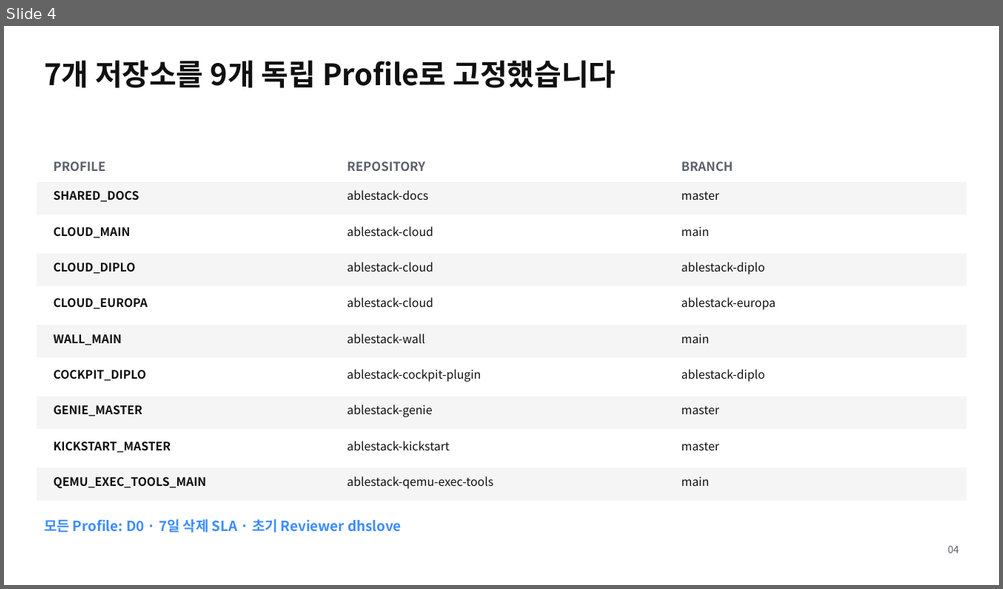
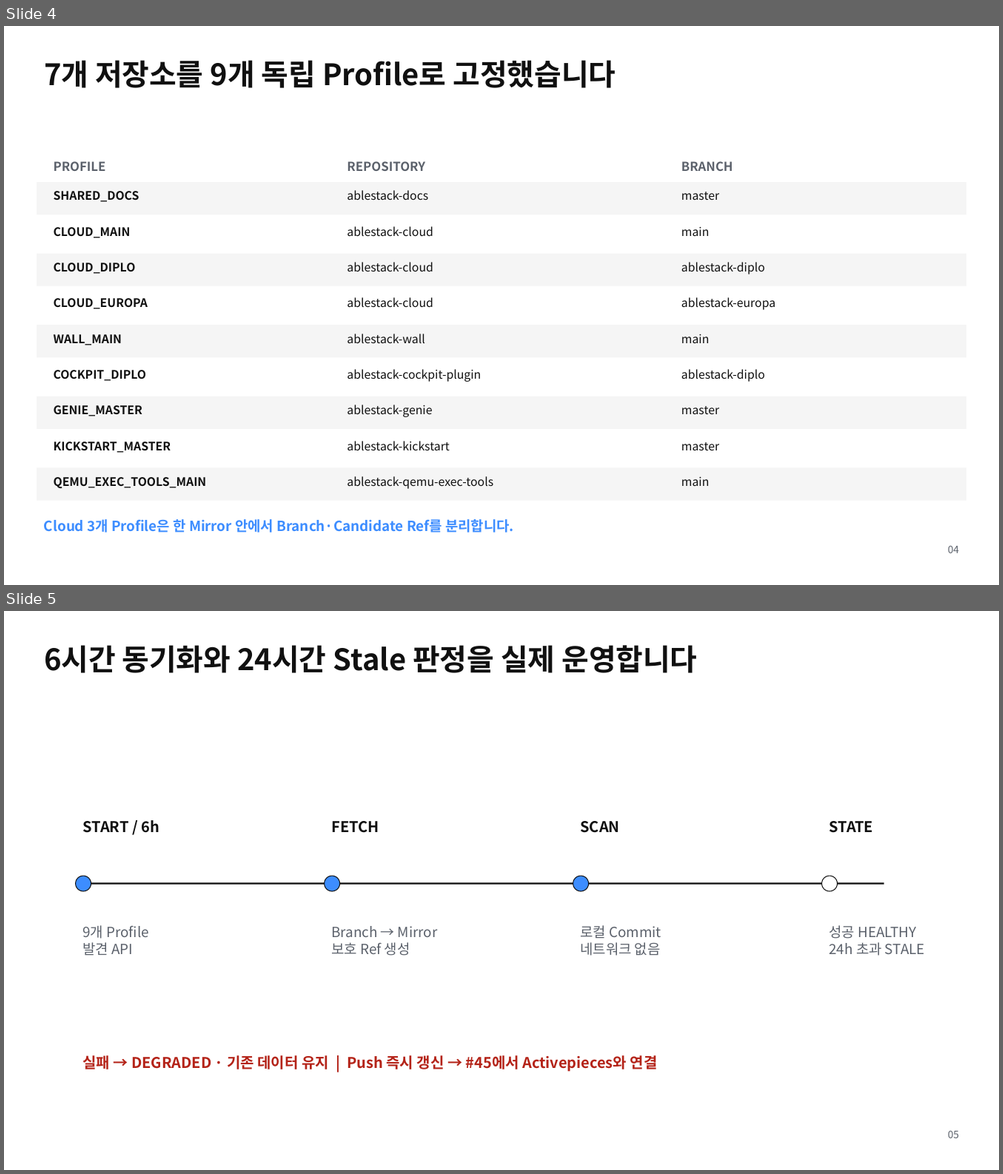
Before and after one commit to ablecloud-team/ablestack-techflow, a slide deck: output/presentation/techflow-source-registry.pptx. Shown one above the other, each under a label of ours: slide 4 before the commit, slides 4 and 5 after it. The pictures are 1003x589 and 1003x1174 pixels, drawn with LibreOffice and Linux fonts; fonts in the diff are those of the drawing. Boxes give left, top, right and bottom in pixels: in the first picture for what was removed or moved away, otherwise in the second. Text is boxed around its words. In the diff, an @@ line names an element or a change of style, - is before the commit and + after.

Commit message:
Issue #42 영속 Source Mirror·1TB 운영 기반 보완

```diff
--- a/output/presentation/techflow-source-registry.pptx
+++ b/output/presentation/techflow-source-registry.pptx
@@ slide 5 added at bbox=[4, 611, 999, 1170], background #FFFFFF @@
@@ text added at bbox=[44, 645, 697, 673], 28.5 pt, text #101010, bold @@
+6시간 동기화와 24시간 Stale 판정을 실제 운영합니다
@@ text added at bbox=[83, 820, 159, 833], 14.2 pt, text #101010, bold @@
+START / 6h
@@ text added at bbox=[332, 821, 379, 833], 14.2 pt, text #101010, bold @@
+FETCH
@@ text added at bbox=[580, 821, 620, 833], 14.2 pt, text #101010, bold @@
+SCAN
@@ text added at bbox=[829, 821, 874, 833], 14.2 pt, text #101010, bold @@
+STATE
@@ rounded rectangle added at bbox=[76, 876, 91, 891], fill #3D8DFF, outline #101010 0.75 pt @@
@@ rounded rectangle added at bbox=[324, 876, 340, 891], fill #3D8DFF, outline #101010 0.75 pt @@
@@ rounded rectangle added at bbox=[572, 876, 588, 891], fill #3D8DFF, outline #101010 0.75 pt @@
@@ rounded rectangle added at bbox=[822, 876, 837, 891], fill #FFFFFF, outline #101010 0.75 pt @@
@@ rectangle added at bbox=[76, 883, 884, 885], fill #101010 @@
@@ text added at bbox=[83, 925, 148, 956], 13.5 pt, text #5B616B @@
+9개 Profile
+발견 API
@@ text added at bbox=[332, 926, 438, 956], 13.5 pt, text #5B616B @@
+Branch → Mirror
+보호 Ref 생성
@@ text added at bbox=[580, 925, 661, 956], 13.5 pt, text #5B616B @@
+로컬 Commit
+네트워크 없음
@@ text added at bbox=[829, 925, 925, 956], 13.5 pt, text #5B616B @@
+성공 HEALTHY
+24h 초과 STALE
@@ text added at bbox=[83, 1056, 657, 1072], 14.2 pt, text #B42318, bold @@
+실패 → DEGRADED · 기존 데이터 유지 | Push 즉시 갱신 → #45에서 Activepieces와 연결
@@ text added at bbox=[948, 1131, 959, 1139], 9.8 pt, text #5B616B @@
+05
@@ slide 4 changed as well @@
@@ text at bbox=[44, 520, 514, 533]: text changed @@
-모든 Profile: D0 · 7일 삭제 SLA · 초기 Reviewer dhslove
+Cloud 3개 Profile은 한 Mirror 안에서 Branch·Candidate Ref를 분리합니다.
```
Also in this commit, not shown: 2 other slides changed, 6 other slides added, 5 slides removed, 41 other files.
